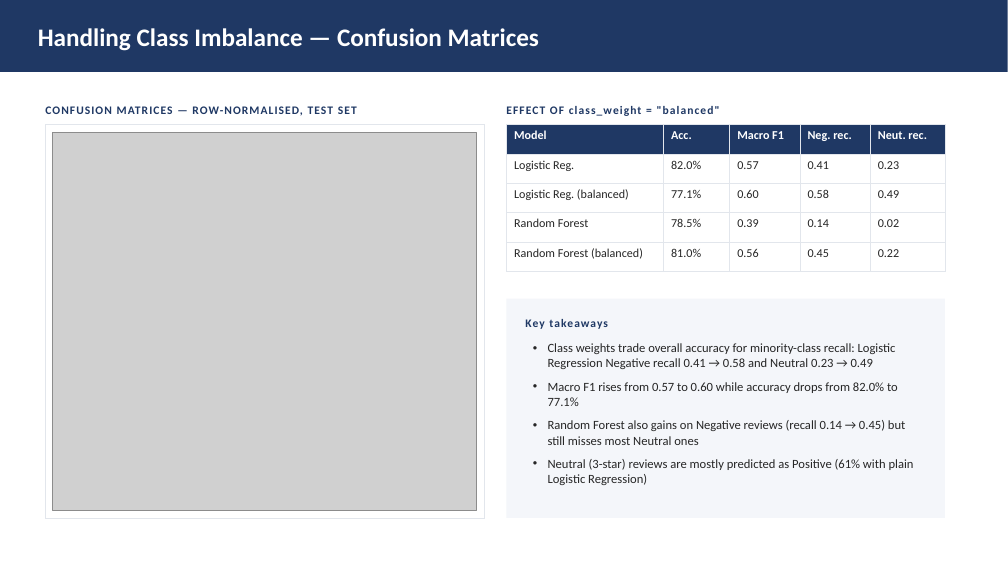
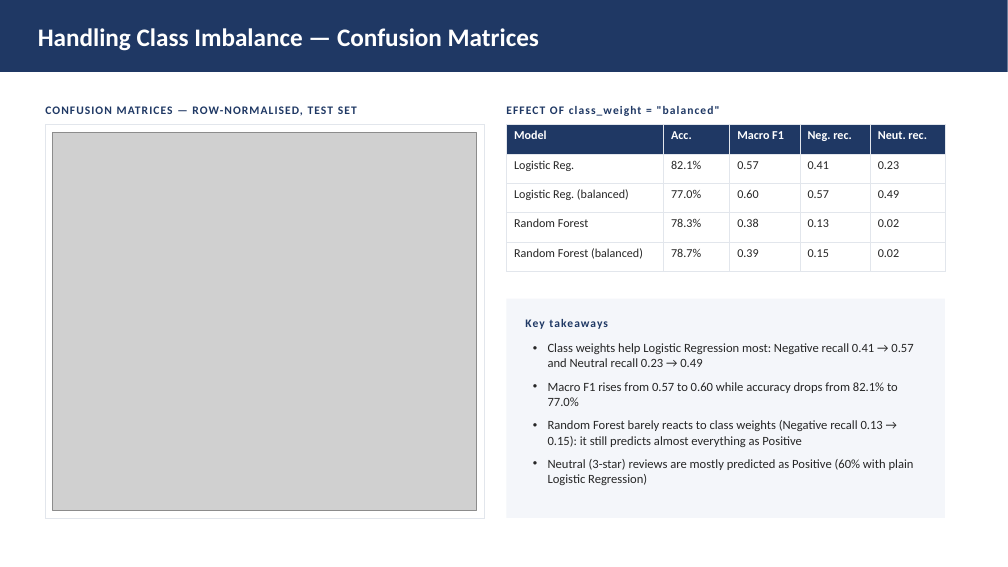
Before and after one commit to AhmedAbdullatifA/AI-Engineer-Journey, a slide deck: slide 8 of projects/ai-customer-feedback-intelligence-system/docs/Presentation_Project.pptx. Drawn at 1008x567 pixels with LibreOffice and Linux fonts; fonts in the diff are those of the drawing; grey boxes stand for pictures. Boxes give left, top, right and bottom in pixels: in the first picture for what was removed or moved away, otherwise in the second. Text is boxed around its words. In the diff, an @@ line names an element or a change of style, - is before the commit and + after.

```diff
--- a/projects/ai-customer-feedback-intelligence-system/docs/Presentation_Project.pptx
+++ b/projects/ai-customer-feedback-intelligence-system/docs/Presentation_Project.pptx
@@ table at [507, 125, 945, 271] @@
-row 2, column 2: 82.0%
+row 2, column 2: 82.1%
-row 3, column 2: 77.1%
+row 3, column 2: 77.0%
-row 3, column 4: 0.58
+row 3, column 4: 0.57
-row 4: Random Forest | 78.5% | 0.39 | 0.14 | 0.02
+row 4: Random Forest | 78.3% | 0.38 | 0.13 | 0.02
-row 5: Random Forest (balanced) | 81.0% | 0.56 | 0.45 | 0.22
+row 5: Random Forest (balanced) | 78.7% | 0.39 | 0.15 | 0.02
@@ text at [548, 343, 914, 485]: text changed @@
-• Class weights trade overall accuracy for minority-class recall: Logistic Regression Negative recall 0.41 → 0.58 and Neutral 0.23 → 0.49
-• Macro F1 rises from 0.57 to 0.60 while accuracy drops from 82.0% to 77.1%
-• Random Forest also gains on Negative reviews (recall 0.14 → 0.45) but still misses most Neutral ones
-• Neutral (3-star) reviews are mostly predicted as Positive (61% with plain Logistic Regression)
+• Class weights help Logistic Regression most: Negative recall 0.41 → 0.57 and Neutral recall 0.23 → 0.49
+• Macro F1 rises from 0.57 to 0.60 while accuracy drops from 82.1% to 77.0%
+• Random Forest barely reacts to class weights (Negative recall 0.13 → 0.15): it still predicts almost everything as Positive
+• Neutral (3-star) reviews are mostly predicted as Positive (60% with plain Logistic Regression)
```
Also in this commit, not shown: 4 other slides changed, 8 other files.
